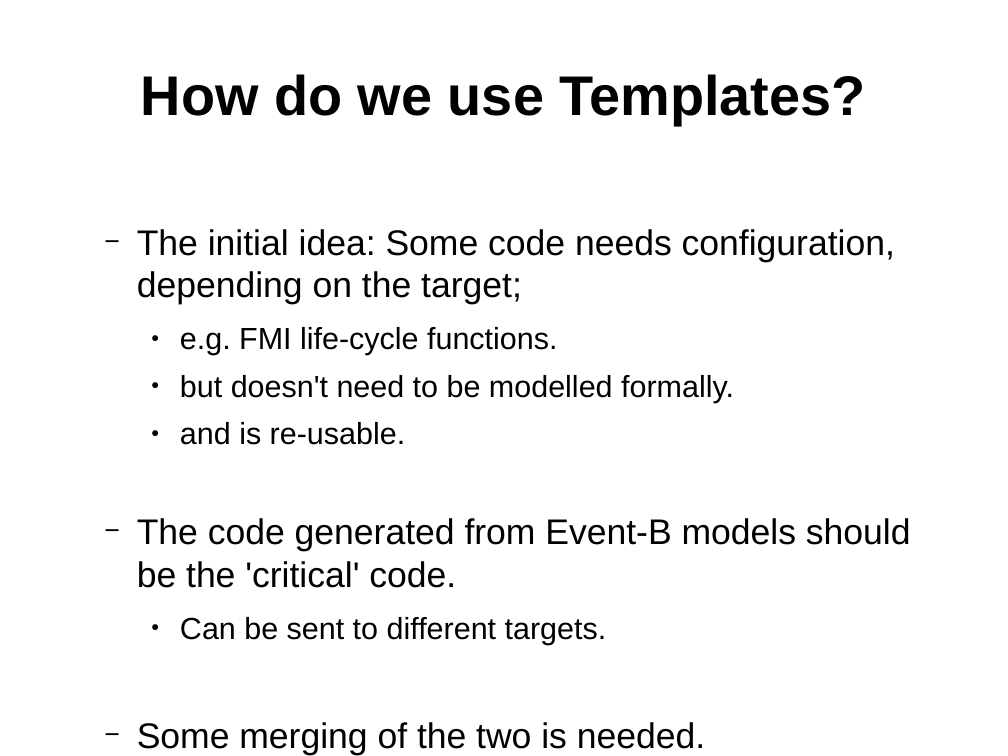
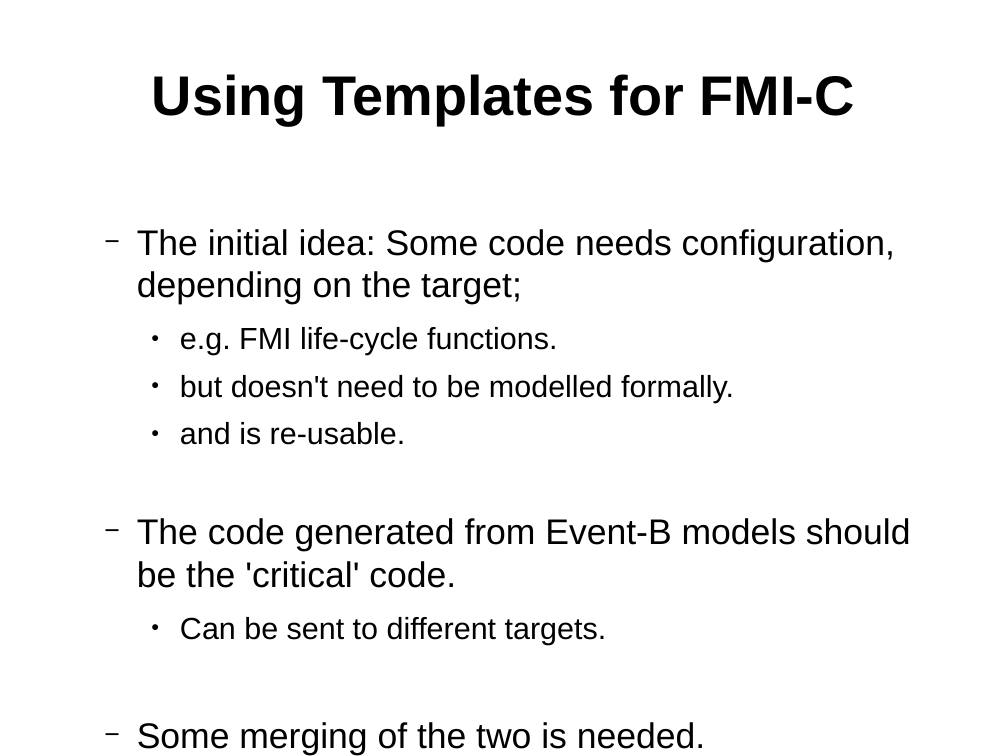
Before and after one commit to weetmuts/rodin-b-sharp-iUML_B_Utils, a slide deck: slide 7 of work/store/Writing/InterfaceTemplatesPaper(acceptedABZ2014)/presentation/templates.odp (slide 6 before the commit). Drawn at 1008x756 pixels with LibreOffice and Linux fonts; fonts in the diff are those of the drawing. Boxes give left, top, right and bottom in pixels: in the first picture for what was removed or moved away, otherwise in the second. Text is boxed around its words. In the diff, an @@ line names an element or a change of style, - is before the commit and + after.

```diff
--- a/work/store/Writing/InterfaceTemplatesPaper(acceptedABZ2014)/presentation/templates.odp
+++ b/work/store/Writing/InterfaceTemplatesPaper(acceptedABZ2014)/presentation/templates.odp
@@ title at <box>152,74,855,125</box>: text changed @@
-How do we use Templates?
+Using Templates for FMI-C
```
Also in this commit, not shown: 5 other slides changed, 3 slides added, 1 slide removed.
